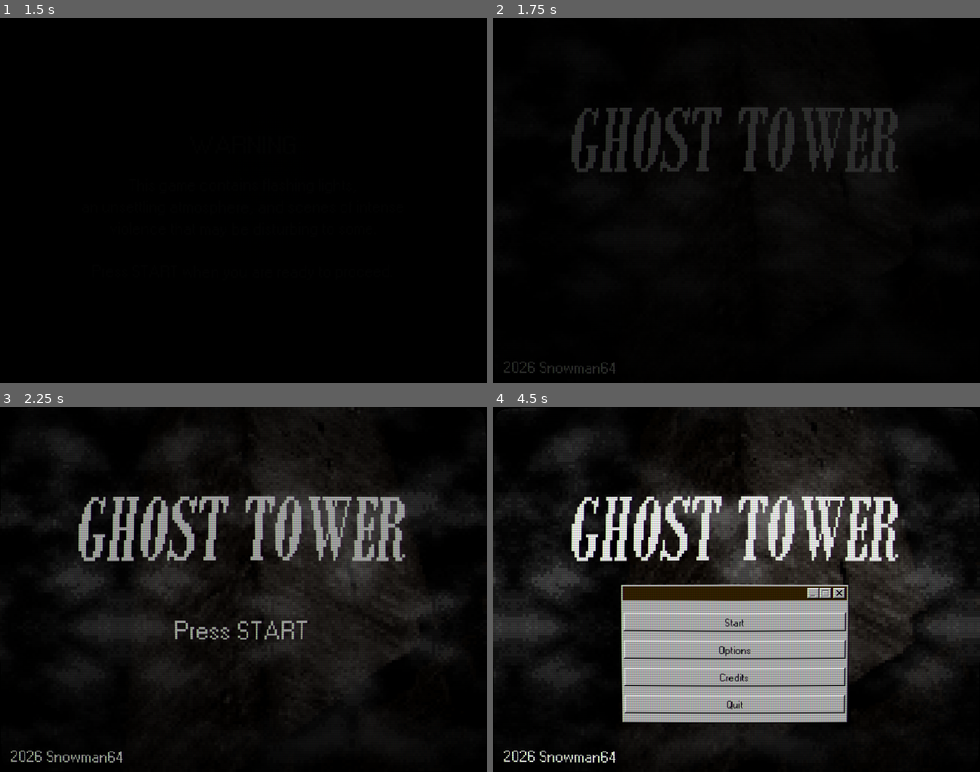
Above: before the commit, frames 1-4 (two rows, left to right).
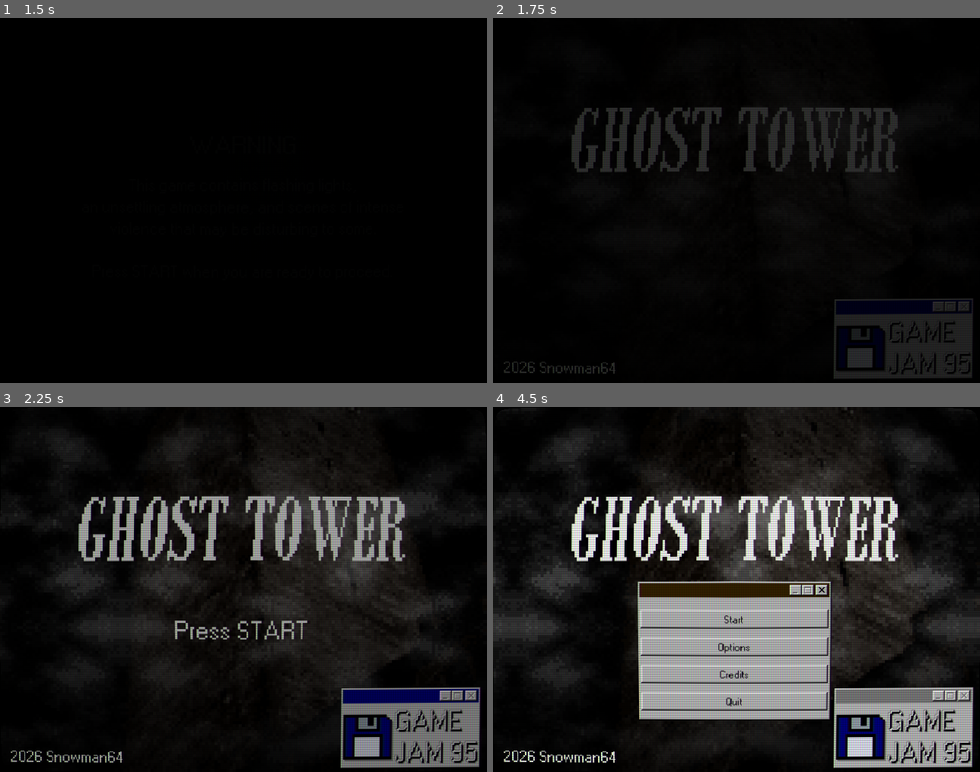
Above: after the commit, the same moments.

Repository: SnowmanSixtyFour/GhostTowerGameJam
Game: Godot game, scene res://Scenes/Game/warning.tscn
The game is run twice, just before and just after one commit, with the same random seed, the same clock (stepped at 60 frames per second) and the same inputs.
Inputs (mouse positions are in pixels of both pictures, inside the frame that each line leads up to):
- Up to frame 1 (1.5 s): tap Enter (start) at 0.5, 0.6, 1.25 s; tap Tab at 1.35 s
- Up to frame 2 (1.75 s): no input
- Up to frame 3 (2.25 s): click (413, 735) at 2.02 s
- Up to frame 4 (4.5 s): click (906, 735) at 2.77 s; click (906, 735) at 3.52 s; tap Enter (start) at 4.35 s

Frame 1 is identical in both runs. In frame 2, 3.7% of the frame differs, in the area x 70-99%, y 76-99%; in frame 3, 5.6%; in frame 4, 13%, in the area x 26-99%, y 47-99%.

Commit message:
Revamped icon and Game Jam window

Diff:
--- a/Scenes/Game/main_menu.tscn
+++ b/Scenes/Game/main_menu.tscn
@@ -16,6 +16,9 @@
 [ext_resource type="Texture2D" uid="uid://j6umkedyfc4h" path="res://Assets/Images/GUI/scroll_bar.png" id="14_t6t64"]
 [ext_resource type="Texture2D" uid="uid://bnibdbipvl6wj" path="res://Assets/Images/GUI/scroll_bar_pressed.png" id="15_trmqv"]
 [ext_resource type="Texture2D" uid="uid://bxx0bxxpx22k3" path="res://Assets/Images/GUI/scroll_bar_transparency.png" id="16_6iwi4"]
+[ext_resource type="Texture2D" uid="uid://bhhf6n6cvnbdg" path="res://Assets/Images/GUI/game_jam.png" id="17_3endj"]
+[ext_resource type="Texture2D" uid="uid://cxn7oxxmo3q73" path="res://Assets/Images/GUI/close_button_disabled.png" id="17_oqben"]
+[ext_resource type="Texture2D" uid="uid://cs02v0r3o2gmj" path="res://Assets/Images/GUI/window_blue.png" id="18_1g5hs"]
 
 [sub_resource type="ShaderMaterial" id="ShaderMaterial_5mlt8"]
 shader = ExtResource("3_oqben")
@@ -135,6 +138,19 @@
 VScrollBar/styles/scroll = SubResource("StyleBoxTexture_s14jb")
 VScrollBar/styles/scroll_focus = SubResource("StyleBoxFlat_6pwul")
 
+[sub_resource type="StyleBoxTexture" id="StyleBoxTexture_mkanb"]
+texture = ExtResource("18_1g5hs")
+texture_margin_left = 24.0
+texture_margin_top = 21.0
+texture_margin_right = 60.0
+texture_margin_bottom = 5.0
+expand_margin_left = 2.0
+expand_margin_top = 28.0
+expand_margin_right = 3.0
+expand_margin_bottom = 5.0
+axis_stretch_horizontal = 1
+axis_stretch_vertical = 1
+
 [node name="Title" type="Control" unique_id=568183600]
 layout_mode = 3
 anchors_preset = 15
@@ -214,8 +230,8 @@
 [node name="OptionsWindow" type="Window" parent="." unique_id=1251386069]
 gui_embed_subwindows = true
 oversampling_override = 1.0
-position = Vector2i(175, 262)
-size = Vector2i(290, 148)
+position = Vector2i(197, 258)
+size = Vector2i(245, 148)
 min_size = Vector2i(74, 148)
 max_size = Vector2i(632, 452)
 theme_override_constants/title_height = 22
@@ -359,7 +375,7 @@
 
 [hr]
 
-Assets Used
+Assets used:
 
 CRT Filter by art-oria
 https://github.com/art-oria/Flowerwall-CRT-shader-for-Godot
@@ -370,9 +386,7 @@
 Click sound licensed under the Mixkit Sound Effects Free License.
 https://mixkit.co/free-sound-effects/click/
 
-[hr]
-
-Tutorials Used
+Tutorials used:
 
 Save and Load Settings by DashNothing
 https://www.youtube.com/watch?v=tfqJjDw0o7Y
@@ -383,12 +397,20 @@
 Audio Manager by WisconsiKnight
 https://www.youtube.com/watch?v=dTL6Cpk5hY4
 
+Images used under the CC0 license:
+
+tower_wall_fortress_castle.jpg
+https://free-images.com/display/tower_wall_fortress_castle.html
+
 [hr]
 
-Images used under the CC0 license
-
-tower_wall_fortress_castle.jpg
-https://free-images.com/display/tower_wall_fortress_castle.html"
+GHOST TOWER is an open-source game.
+
+Source code is free to view on GitHub.
+https://github.com/SnowmanSixtyFour/GhostTowerGameJam/
+
+Code licensed under the GNU General Public License v3.0.
+https://www.gnu.org/licenses/gpl-3.0.en.html"
 horizontal_alignment = 1
 vertical_alignment = 1
 
@@ -465,6 +487,50 @@
 theme_override_styles/hover = SubResource("StyleBoxTexture_t3dxg")
 text = "No"
 
+[node name="GameJamWindow" type="Window" parent="." unique_id=703054934]
+gui_embed_subwindows = true
+oversampling_override = 1.0
+position = Vector2i(452, 397)
+size = Vector2i(180, 74)
+unresizable = true
+min_size = Vector2i(74, 2)
+max_size = Vector2i(632, 452)
+theme_override_constants/title_height = 22
+theme_override_constants/resize_margin = 12
+theme_override_icons/close = ExtResource("17_oqben")
+theme_override_icons/close_pressed = ExtResource("17_oqben")
+theme_override_styles/embedded_border = SubResource("StyleBoxTexture_mkanb")
+theme_override_styles/embedded_unfocused_border = SubResource("StyleBoxTexture_770n2")
+script = ExtResource("11_24667")
+
+[node name="Panel" type="Panel" parent="GameJamWindow" unique_id=1685269702]
+anchors_preset = 15
+anchor_right = 1.0
+anchor_bottom = 1.0
+grow_horizontal = 2
+grow_vertical = 2
+theme_override_styles/panel = SubResource("StyleBoxFlat_ecnj7")
+
+[node name="GameJamButton" type="TextureButton" parent="GameJamWindow/Panel" unique_id=2127293630]
+texture_filter = 1
+layout_mode = 1
+anchors_preset = 8
+anchor_left = 0.5
+anchor_top = 0.5
+anchor_right = 0.5
+anchor_bottom = 0.5
+offset_left = -89.5
+offset_top = -36.0
+offset_right = 89.5
+offset_bottom = 36.0
+grow_horizontal = 2
+grow_vertical = 2
+texture_normal = ExtResource("17_3endj")
+texture_pressed = ExtResource("17_3endj")
+texture_hover = ExtResource("17_3endj")
+texture_disabled = ExtResource("17_3endj")
+texture_focused = ExtResource("17_3endj")
+
 [connection signal="close_requested" from="OptionsWindow" to="." method="close_game_via_button"]
 [connection signal="pressed" from="OptionsWindow/Panel/VBoxContainer/Start" to="." method="start_game"]
 [connection signal="pressed" from="OptionsWindow/Panel/VBoxContainer/Options" to="." method="go_to_options"]
@@ -474,3 +540,4 @@
 [connection signal="close_requested" from="QuitGameWindow" to="." method="exit_warn"]
 [connection signal="pressed" from="QuitGameWindow/Panel/Yes" to="." method="close_game"]
 [connection signal="pressed" from="QuitGameWindow/Panel/No" to="." method="exit_warn"]
+[connection signal="pressed" from="GameJamWindow/Panel/GameJamButton" to="." method="game_jam_logo_clicked"]
--- a/Scripts/Scenes/title.gd
+++ b/Scripts/Scenes/title.gd
@@ -1,10 +1,13 @@
 extends Control
 
 @onready var options_window = $OptionsWindow
+@onready var game_jam_window = $GameJamWindow
 @onready var credits_window = $CreditsWindow
 @onready var quit_game_window = $QuitGameWindow
 
 @onready var press_start_label = $PressStartLabel
+
+var game_jam_website = "https://itch.io/jam/game-jam-95"
 
 var previous_options_position: Vector2i
 
@@ -27,6 +30,9 @@
 	options_window.hide()
 	credits_window.hide()
 
+	# Focus on game jam logo
+	game_jam_window.grab_focus()
+
 	previous_options_position = options_window.position
 
 	quit_game_window.hide()
@@ -34,10 +40,12 @@
 
 	# Connect button input
 	options_window.window_input.connect(_input)
+	game_jam_window.window_input.connect(_input)
 	credits_window.window_input.connect(_input)
 	quit_game_window.window_input.connect(_input)
 
 	options_window.focus_entered.connect(_on_window_focused.bind(options_window))
+	game_jam_window.focus_entered.connect(_on_window_focused.bind(game_jam_window))
 	credits_window.focus_entered.connect(_on_window_focused.bind(credits_window))
 
 func _process(delta: float):
@@ -64,9 +72,11 @@
 
 		options_window.gui_disable_input = true
 		credits_window.gui_disable_input = true
+		game_jam_window.gui_disable_input = true
 	if not leaving_title and not pause_menu:
 		options_window.gui_disable_input = false
 		credits_window.gui_disable_input = false
+		game_jam_window.gui_disable_input = false
 		quit_game_window.gui_disable_input = false
 
 	# While options are open
@@ -74,11 +84,14 @@
 		# Hide windows
 		options_window.hide()
 		credits_window.hide()
+		game_jam_window.hide()
 		quit_game_window.hide()
 	else:
 		# Show windows
+		game_jam_window.show()
 		if credits_previously_visible: credits_window.show()
-		if intro_done: options_window.show()
+		if intro_done:
+			options_window.show()
 
 	# Exit options
 	if not SceneHandler.is_options_visible and not SceneHandler.opened_options:
@@ -155,6 +168,7 @@
 func warn_about_closing():
 	options_window.gui_disable_input = true
 	credits_window.gui_disable_input = true
+	game_jam_window.gui_disable_input = false
 
 	quit_game_window.show()
 	quit_game_window.grab_focus()
@@ -166,6 +180,7 @@
 
 	options_window.gui_disable_input = false
 	credits_window.gui_disable_input = false
+	game_jam_window.gui_disable_input = false
 
 	quit_game_window.hide()
 	last_focused_window.grab_focus()
@@ -174,3 +189,8 @@
 
 func close_game():
 	get_tree().quit()
+
+func game_jam_logo_clicked():
+	if not leaving_title or pause_menu:
+		AudioManager.play_sfx(Audio.click)
+		OS.shell_open(game_jam_website)
--- a/project.godot
+++ b/project.godot
@@ -17,7 +17,7 @@
 boot_splash/show_image=false
 boot_splash/stretch_mode=0
 boot_splash/use_filter=false
-config/icon="uid://nmq63yjpjvk4"
+config/icon="uid://san008hsvu5k"
 config/macos_native_icon="res://icon.icns"
 config/windows_native_icon="res://icon.ico"
 
Binary file added: Assets/Images/GUI/close_button_disabled.png
Not shown, added: Assets/Images/GUI/close_button_disabled.png.import
Binary file added: Assets/Images/GUI/game_jam.png
Not shown, added: Assets/Images/GUI/game_jam.png.import
Binary file added: Assets/Images/GUI/window_blue.png
Not shown, added: Assets/Images/GUI/window_blue.png.import
Binary file changed: icon.ico
Binary file changed: icon.png
Not shown, changed: icon.png.import
Not shown, changed: icon.icns
